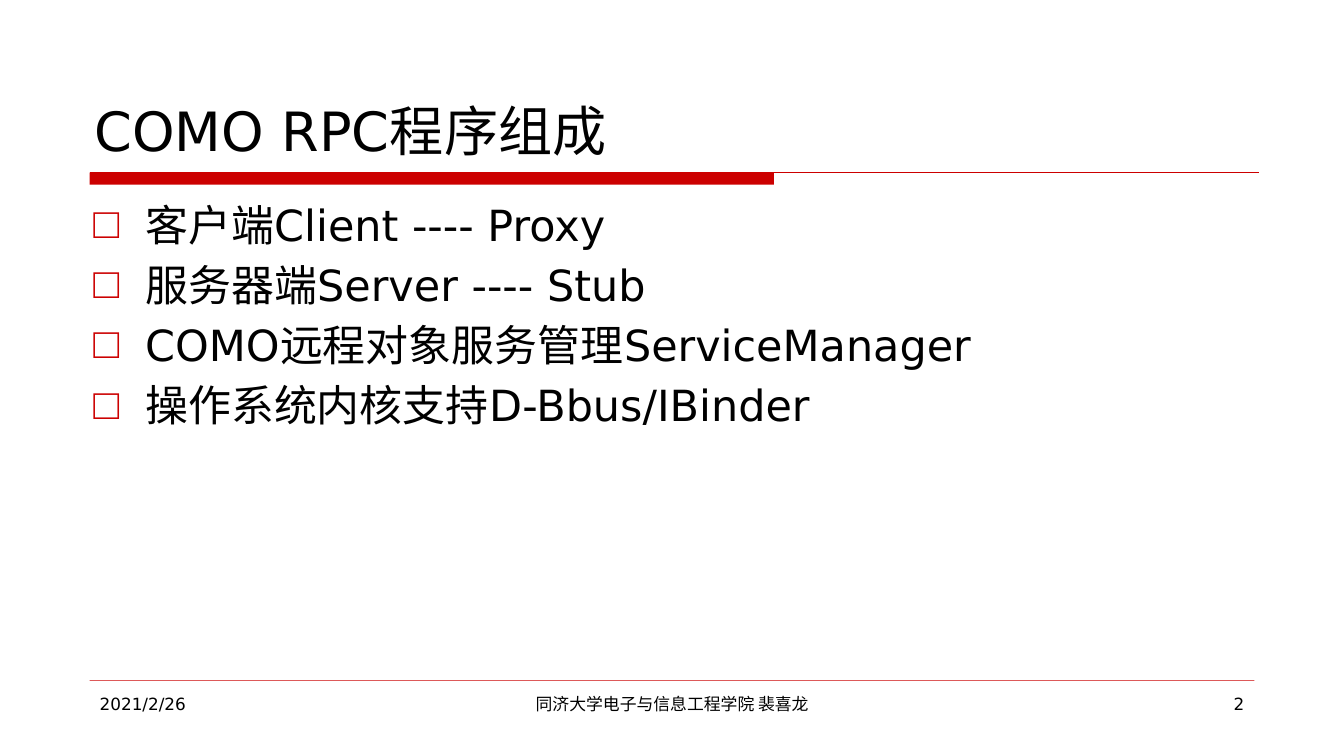
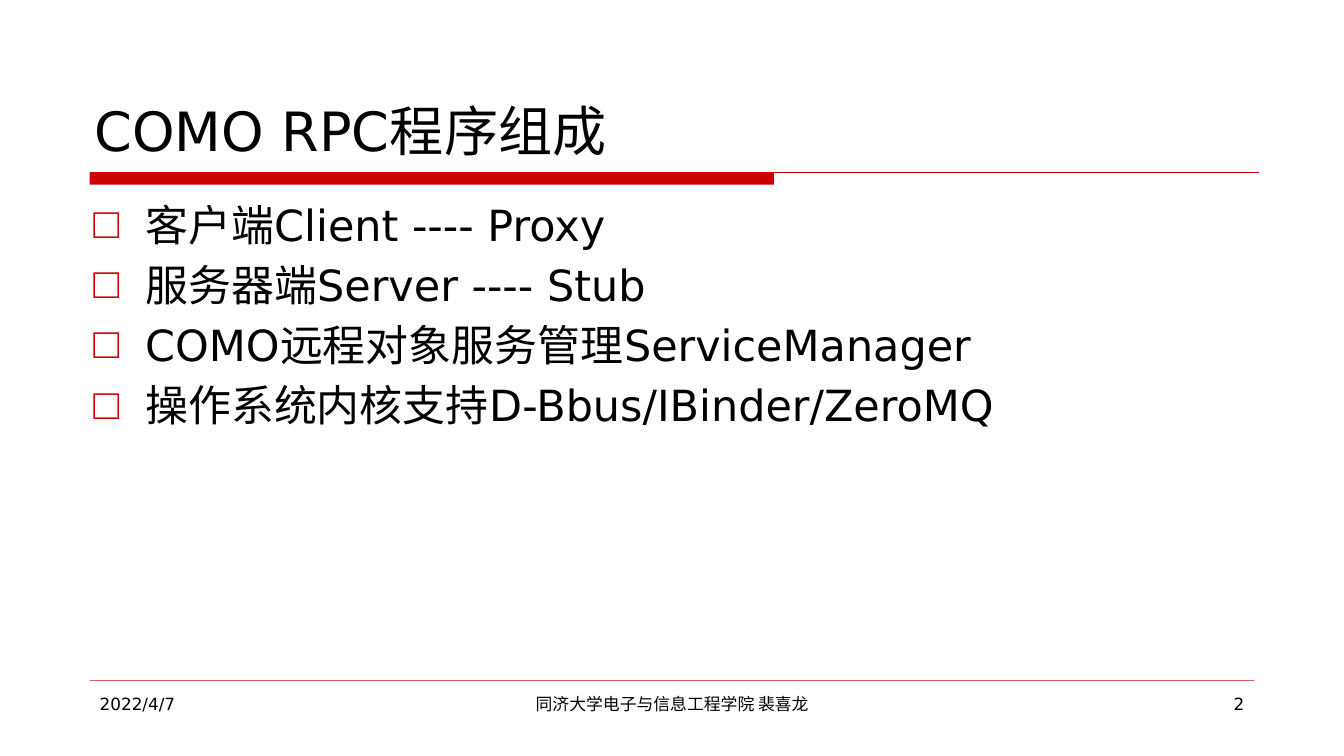
Before and after one commit to XilongPei/como-grammar-manual, a slide deck: slide 2 of COMO远程过程调用RPC/COMO远程过程调用RPC原理.pptx. Drawn at 1344x756 pixels with LibreOffice and Linux fonts; fonts in the diff are those of the drawing. Boxes give left, top, right and bottom in pixels: in the first picture for what was removed or moved away, otherwise in the second. Text is boxed around its words. In the diff, an @@ line names an element or a change of style, - is before the commit and + after.

```diff
--- a/COMO远程过程调用RPC/COMO远程过程调用RPC原理.pptx
+++ b/COMO远程过程调用RPC/COMO远程过程调用RPC原理.pptx
@@ text at (145, 385, 993, 427): text changed @@
-□ 操作系统内核支持D-Bbus/IBinder
+□ 操作系统内核支持D-Bbus/IBinder/ZeroMQ
@@ text at (100, 697, 175, 712): text changed @@
-2021/2/26
+2022/4/7
```
Also in this commit, not shown: 22 other slides changed, 1 slide added, 1 other file.
